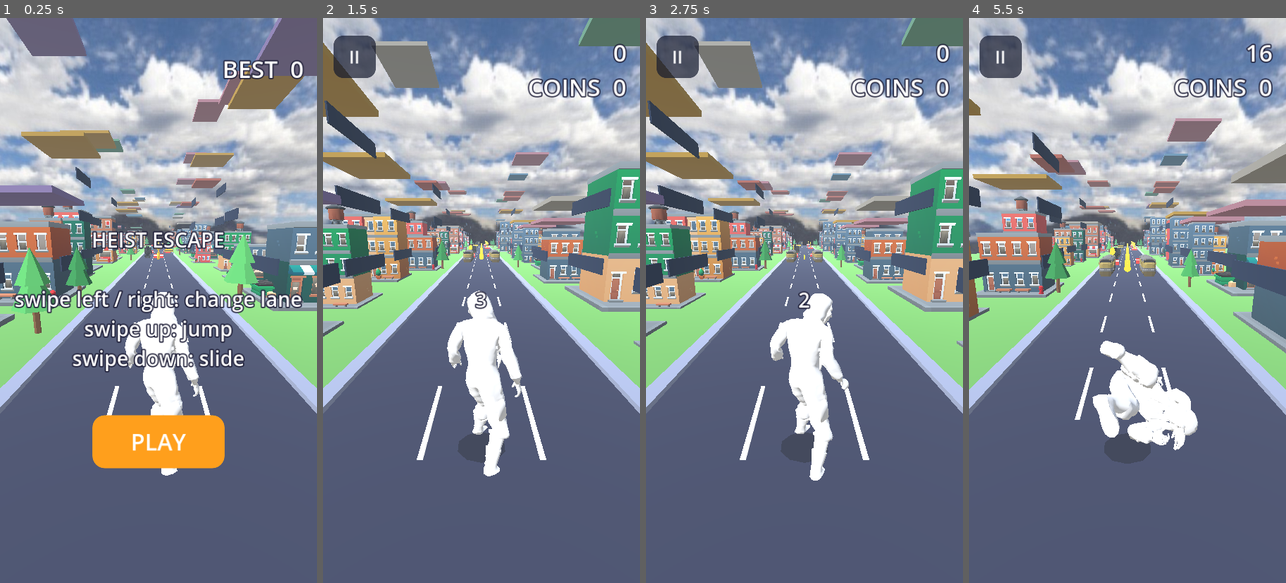
Above: before the commit, frames 1-4 (left to right).
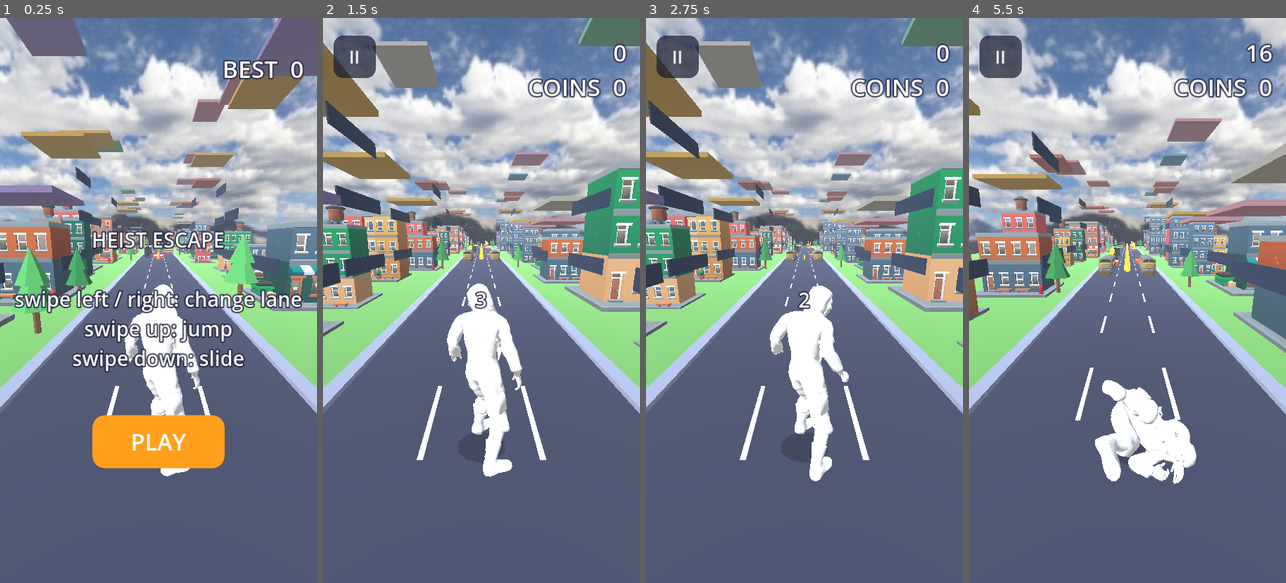
Above: after the commit, the same moments.

Repository: akshathgaming198028-cell/EndlessGame
Game: Godot game, scene res://main.tscn
Same seed, same stepped clock (60 frames per second), same inputs: the game is played once before the commit and once after it.
Inputs (mouse positions are in pixels of both pictures, inside the frame that each line leads up to):
- Up to frame 1 (0.25 s): no input
- Up to frame 2 (1.5 s): tap Enter at 0.5 s; move the mouse to (551, 272) at 0.52 s; hold Right 0.53-1.25 s; click (551, 272) at 0.67 s; tap Space at 0.77 s; drag from (418, 328) to (465, 413) at 1.27 s
- Up to frame 3 (2.75 s): move the mouse to (836, 176) at 2.02 s; hold Right from 2.03 s (still down)
- Up to frame 4 (5.5 s): release Right at 2.75 s; drag from (1111, 413) to (1032, 215) at 2.77 s; move the mouse to (1222, 385) at 3.52 s; hold Left 3.53-4.25 s; tap Space at 3.77 s; drag from (1032, 215) to (1079, 159) at 4.27 s; move the mouse to (1143, 300) at 5.02 s; hold Down from 5.03 s (still down); click (1143, 300) at 5.17 s

The runs differ from the first frame. In frame 1, 0.8% of the frame differs, in the area x 39-64%, y 47-82%; in frame 2, 1.3%; in frame 3, 1.3%; in frame 4, 5.1%, in the area x 0-100%, y 13-83%.

Commit message:
Slide and death rest on the road; feet sit a little higher; camera shakes sideways too
Co-Authored-By: Claude Haiku 5.5 <noreply@anthropic.com>
Claude-Session: https://claude.ai/code/session_01DDNfUcEeZJQNoZPcRL3Cag

Diff:
--- a/main.gd
+++ b/main.gd
@@ -101,6 +101,7 @@
 var pause_btn: Button
 var paused := false
 var counting := false
+var model_base_y := 0.0
 var count_t := 0.0
 var play_btn: Button
 var retry_btn: Button
@@ -368,7 +369,8 @@
 	# this rig is 0.74 units tall in its file (measured), so scale it to the player height
 	model.scale = Vector3.ONE * (PLAYER_HEIGHT / 0.74) * 2.0
 	# lower the character so its lowest foot meets the road (measured: feet sat about 0.07 units up)
-	model.position = Vector3(0, -0.06 * model.scale.y, 0)
+	model_base_y = -0.03 * model.scale.y
+	model.position = Vector3(0, model_base_y, 0)
 	_matte(model)
 	skel = _find_skeleton(model)
 	if skel != null:
@@ -1290,6 +1292,17 @@
 				n.rotation.y += dt * 4.0
 
 
+# Lowers the character until its lowest bone touches the road, so the roll and the fall rest on the ground
+func _snap_to_road() -> void:
+	if skel == null:
+		return
+	skel.force_update_all_bone_transforms()
+	var low := 99.0
+	for i in skel.get_bone_count():
+		low = minf(low, (skel.global_transform * skel.get_bone_global_pose(i).origin).y)
+	custom_model.position.y -= low - 0.02
+
+
 func _animate_player(dt: float) -> void:
 	blob.position = Vector3(px, 0.04, 0.0)
 	var bs: float = 0.5 / (1.0 + py * 0.4)
@@ -1310,6 +1323,10 @@
 			return
 		_play_anim(kw)
 		custom_model.quaternion = Quaternion(Vector3.UP, PI)
+		if kw == "die" or kw == "slide":
+			_snap_to_road()
+		else:
+			custom_model.position.y = model_base_y
 		return
 
 	var k: float = 1.0 - exp(-18.0 * dt)
@@ -1369,6 +1386,8 @@
 		shake = maxf(0.0, shake - dt * 2.0)
 	if state == State.PLAY and not counting and on_ground:
 		off.y += sin(run_t * 2.0) * 0.02
+		off.x += sin(run_t * 1.3) * 0.02
+		off.z += sin(run_t * 2.7) * 0.01
 	cam.position = cam_pos + off
 	cam.look_at(cam_look)
 	var t_fov: float = 62.0
